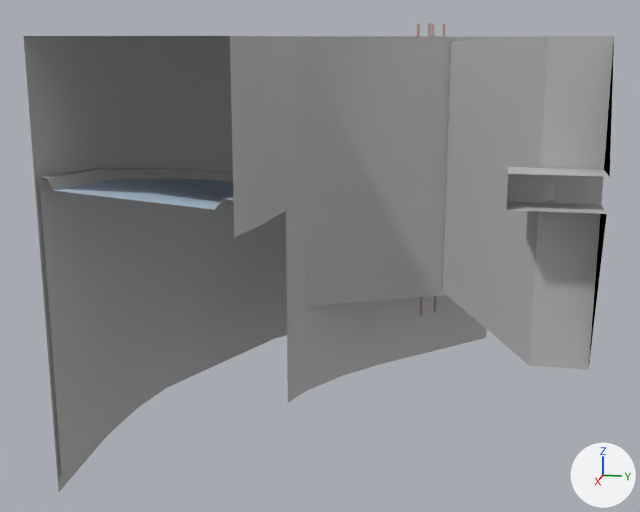
The Blender file Clockwork/Assets/Scenes/Level2/Content/Level2_Main.blend, before and after one commit.
Camera for both pictures: a 50 mm camera at (212.3, -8.8, 28.9) aimed at (27.4, -45.8, -17.4). Lighting does not change. The marker at lower right points along +X, +Y and +Z.

Objects in the first picture: 'Level2_Main', 'Level2_Water'.
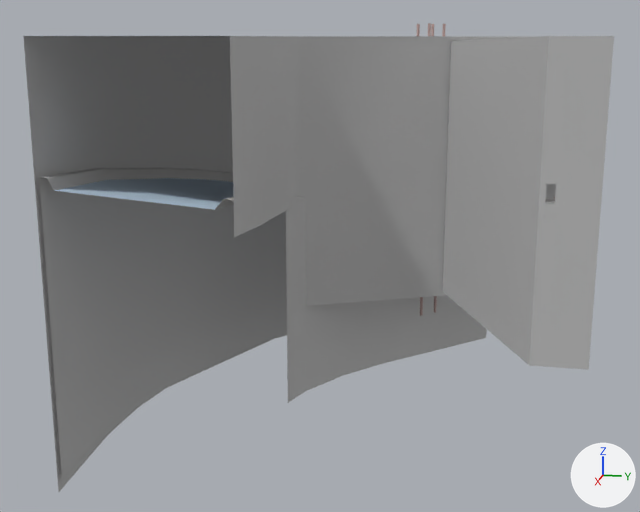
The change, as a diff of the scene's bpy script:
```diff
--- a/Clockwork/Assets/Scenes/Level2/Content/Level2_Main.blend.py
+++ b/Clockwork/Assets/Scenes/Level2/Content/Level2_Main.blend.py
@@ me_plane_001 @@
 # used by ob_level2_main; location = (0.0, 0.0, 0.0); rotation_euler = (1.571, 0.0, 0.0), in degrees (90, 0, 0)
-me_plane_001.from_pydata(...)  # 2380 vertices, 1903 faces; spans x -38.7..85.0, y -47.1..31.9, z -8.0..81.4
+me_plane_001.from_pydata(...)  # 2351 vertices, 1869 faces; spans x -38.7..85.0, y -47.1..31.9, z -8.0..81.4
+# me_plane_001 part 1
+# 29 vertices are removed from x 65.0..73.0, y 2.8..8.5, z -8.0..7.0
+# 34 faces are deleted
 me_plane_001.materials.append(mat_cement)
```

Location of each change, (x1, y1, x2, y2) in pixels of the pictures (640 x 512 px):
part 1 of me_plane_001, deleted: before (506, 44, 614, 362)
